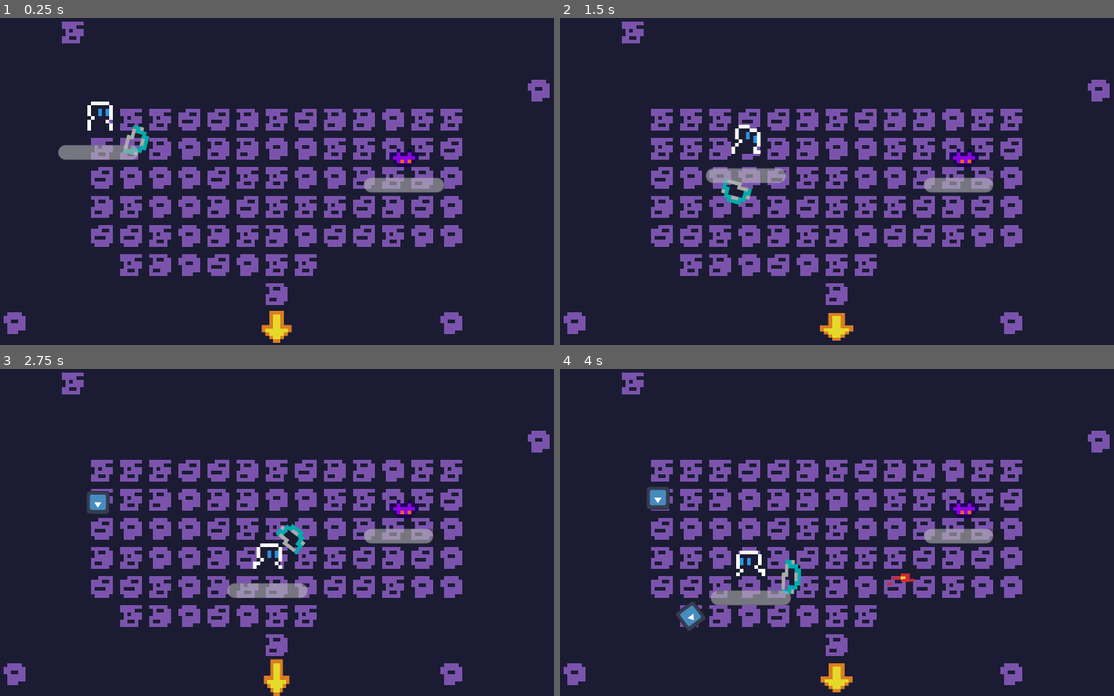
Above: before the commit, frames 1-4 (two rows, left to right).
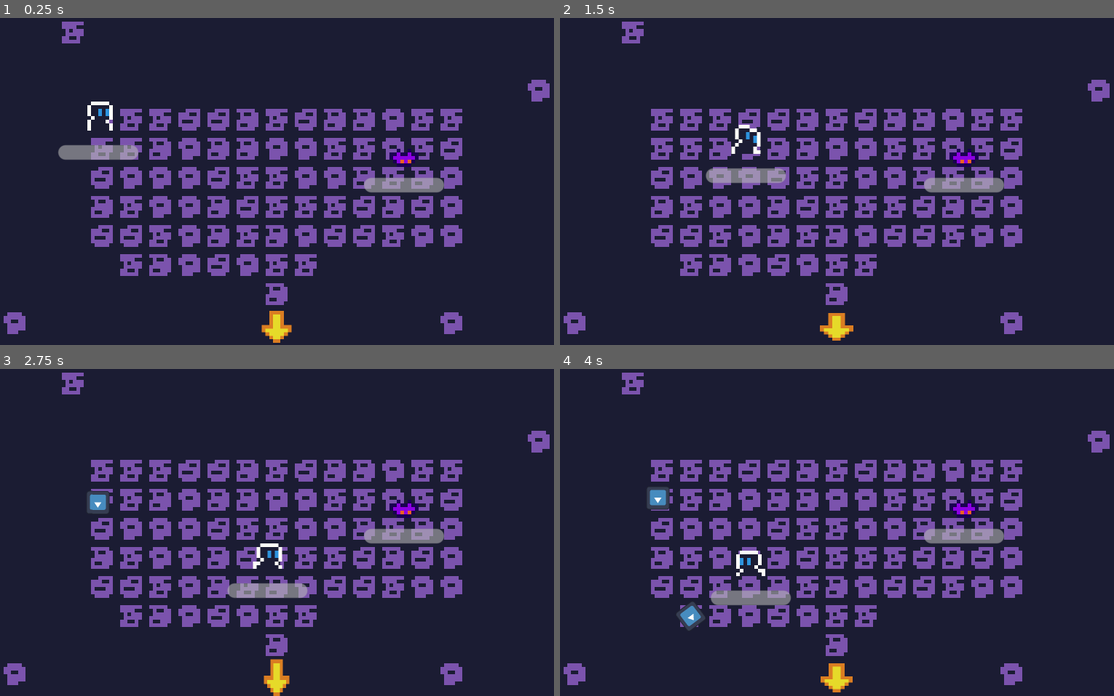
Above: after the commit, the same moments.

Repository: Renan-G-projec/DungeonWarrior
Game: Godot game, scene res://scenes/main.tscn
Two runs of this game, one before a commit and one after it. Both use one fixed random seed, a clock stepped at 60 frames per second and the inputs below. The engine's default icon, where the game draws it, is replaced by a stand-in: a white triangle on a blue panel in a dark square.
Inputs (mouse positions are in pixels of both pictures, inside the frame that each line leads up to):
- Up to frame 1 (0.25 s): no input
- Up to frame 2 (1.5 s): tap Enter (ui_accept) at 0.5, 0.77 s; move the mouse to (981, 165) at 0.52 s; hold D (walk_right) 0.53-1.28 s; click (981, 165) at 0.6 s; move the mouse to (737, 197) at 1.27 s; hold Down (ui_down) from 1.28 s (still down); tap E (Interact) at 1.35 s
- Up to frame 3 (2.75 s): tap Enter (ui_accept) at 1.52 s; click (177, 548) at 1.55 s; move the mouse to (349, 460) at 2.02 s; release Down (ui_down) at 2.03 s; hold D (walk_right) from 2.03 s (still down); click (349, 460) at 2.1 s
- Up to frame 4 (4 s): move the mouse to (820, 597) at 2.77 s; release D (walk_right) at 2.78 s; hold Up (ui_up) 2.78-3.53 s; tap Shift (dash) at 2.85 s; tap Enter (ui_accept) at 3.02, 3.77 s; click (820, 597) at 3.05 s; move the mouse to (1025, 581) at 3.52 s; hold A (walk_left) from 3.53 s (still down); tap Alt at 3.6 s; click (1025, 581) at 3.8 s

The runs differ from the first frame. In frame 1, 0.2% of the frame differs, in the area x 22-27%, y 32-42%; in frame 2, 0.3%; in frame 3, 0.3%; in frame 4, 0.4%, in the area x 39-81%, y 48-69%.

Commit message:
feat: Added Screenshake! AMDG

Diff:
--- /dev/null
+++ b/core/screenshake.gd
@@ -0,0 +1,17 @@
+# Ad Maiorem Dei Gloriam!
+## Autoload: Screenshake
+extends Node
+
+var current_intensity: float = 0.0
+var decay_speed: float = 10
+var active: bool = false
+
+func shake(val: float = 10.0):
+	active = true
+	current_intensity = val
+
+func _process(delta: float) -> void:
+	if active:
+		current_intensity = move_toward(current_intensity, 0.0, delta * decay_speed)
+		if current_intensity <= 0.1:
+			current_intensity = false
--- a/features/enemies/enemy_base.gd
+++ b/features/enemies/enemy_base.gd
@@ -46,6 +46,7 @@
 	# We need to check this otherwise when calling queue free or if the player exits before the animation ends this will change the animation or crash the engine because %Sprite will also be null.
 	%TriggerArea.monitoring = false
 	await %Sprite.animation_finished
+	Screenshake.shake(1)
 	queue_free()
 
 func _on_health_component_took_damage(_character, _damage: float, _position: Vector2) -> void:
--- a/features/weapons/bullet_weapon.gd
+++ b/features/weapons/bullet_weapon.gd
@@ -30,7 +30,7 @@
 	if _is_recharging || _is_on_cooldown: return
 
 	var instantiated_bullet = bullet.instantiate()
-	get_tree().root.add_child(instantiated_bullet)
+	get_tree().current_scene.add_child(instantiated_bullet)
 
 	instantiated_bullet.velocity = _to_mouse().normalized() * bullet_velocity
 	instantiated_bullet.global_position = %BulletSpawn.global_position
--- a/features/weapons/bullets/arrow/bullet_arrow.tscn
+++ b/features/weapons/bullets/arrow/bullet_arrow.tscn
@@ -14,6 +14,5 @@
 shape = SubResource("RectangleShape2D_3fqw6")
 
 [node name="Sprite2D" parent="." index="1" unique_id=19741843]
-y_sort_enabled = true
 scale = Vector2(1, 1)
 texture = ExtResource("2_ahr5o")
--- a/features/weapons/bullets/bullet_base.tscn
+++ b/features/weapons/bullets/bullet_base.tscn
@@ -7,6 +7,7 @@
 radius = 3.0
 
 [node name="BulletBase" type="Area2D" unique_id=631913319]
+top_level = true
 collision_layer = 4
 collision_mask = 0
 script = ExtResource("1_npubr")
--- a/features/weapons/weapons/boomerang.gd
+++ b/features/weapons/weapons/boomerang.gd
@@ -26,7 +26,7 @@
 	boomerang_bullet._player_ref = get_tree().get_first_node_in_group("player")
 
 	attacked.emit()
-	get_tree().root.add_child(boomerang_bullet)
+	get_tree().current_scene.add_child(boomerang_bullet)
 
 func _to_mouse() -> Vector2:
 	return (get_global_mouse_position() - global_position)
--- a/project.godot
+++ b/project.godot
@@ -22,6 +22,7 @@
 [autoload]
 
 TransitionManager="*uid://c5gec8i86cq1f"
+Screenshake="*uid://bi6udw2f7k28k"
 
 [display]
 
--- a/scenes/main.gd
+++ b/scenes/main.gd
@@ -1,6 +1,6 @@
 # Ad Maiorem Dei Gloriam!
 class_name Main
-extends Node2D
+extends CanvasLayer
 
 @onready var player: Player = %Player
 
@@ -35,6 +35,10 @@
 
 	player.global_position = room_instance.get_door_position(door_id)
 
+func _process(delta: float) -> void:
+	if Screenshake.active:
+		offset = Vector2.RIGHT.rotated(randf_range(-PI, PI)) * Screenshake.current_intensity
+
 func _on_player_gameover() -> void:
 	TransitionManager.flash(func() -> void: get_tree().reload_current_scene.call_deferred())
 
--- a/scenes/main.tscn
+++ b/scenes/main.tscn
@@ -3,21 +3,15 @@
 [ext_resource type="Script" uid="uid://dftg4lre5dobe" path="res://scenes/main.gd" id="1_o5qli"]
 [ext_resource type="PackedScene" uid="uid://dn1dfydjjjmu4" path="res://features/player/player.tscn" id="2_0wfyh"]
 [ext_resource type="PackedScene" uid="uid://hbugebch8c06" path="res://features/map/rooms/room_1.tscn" id="2_jyhfs"]
-[ext_resource type="PackedScene" uid="uid://ekpvivw2k8ru" path="res://features/weapons/weapons/bow.tscn" id="4_tbgi4"]
-[ext_resource type="PackedScene" uid="uid://b3xoj5s42yyel" path="res://features/weapons/bullets/wand/wand_bullet.tscn" id="5_tbgi4"]
 
-[node name="Main" type="Node2D" unique_id=450768612 node_paths=PackedStringArray("current_room")]
+[node name="Main" type="CanvasLayer" unique_id=198682224 node_paths=PackedStringArray("current_room")]
 script = ExtResource("1_o5qli")
 current_room = NodePath("Room1")
 
 [node name="Room1" parent="." unique_id=1991131083 instance=ExtResource("2_jyhfs")]
 
-[node name="Player" parent="." unique_id=2017001837 node_paths=PackedStringArray("weapon") instance=ExtResource("2_0wfyh")]
+[node name="Player" parent="." unique_id=2017001837 instance=ExtResource("2_0wfyh")]
 unique_name_in_owner = true
 position = Vector2(27, 31)
-weapon = NodePath("Bow")
-
-[node name="Bow" parent="Player" unique_id=148830378 instance=ExtResource("4_tbgi4")]
-bullet = ExtResource("5_tbgi4")
 
 [connection signal="gameover" from="Player" to="." method="_on_player_gameover"]
Not shown, added: core/screenshake.gd.uid
Not shown, changed: features/weapons/bullets/arrow/Arrow.png.import
